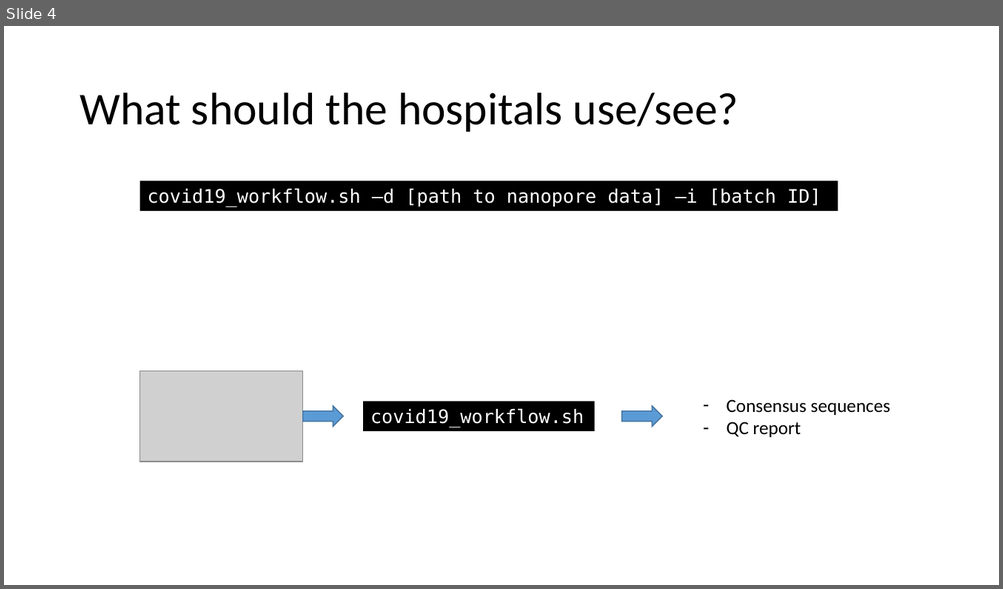
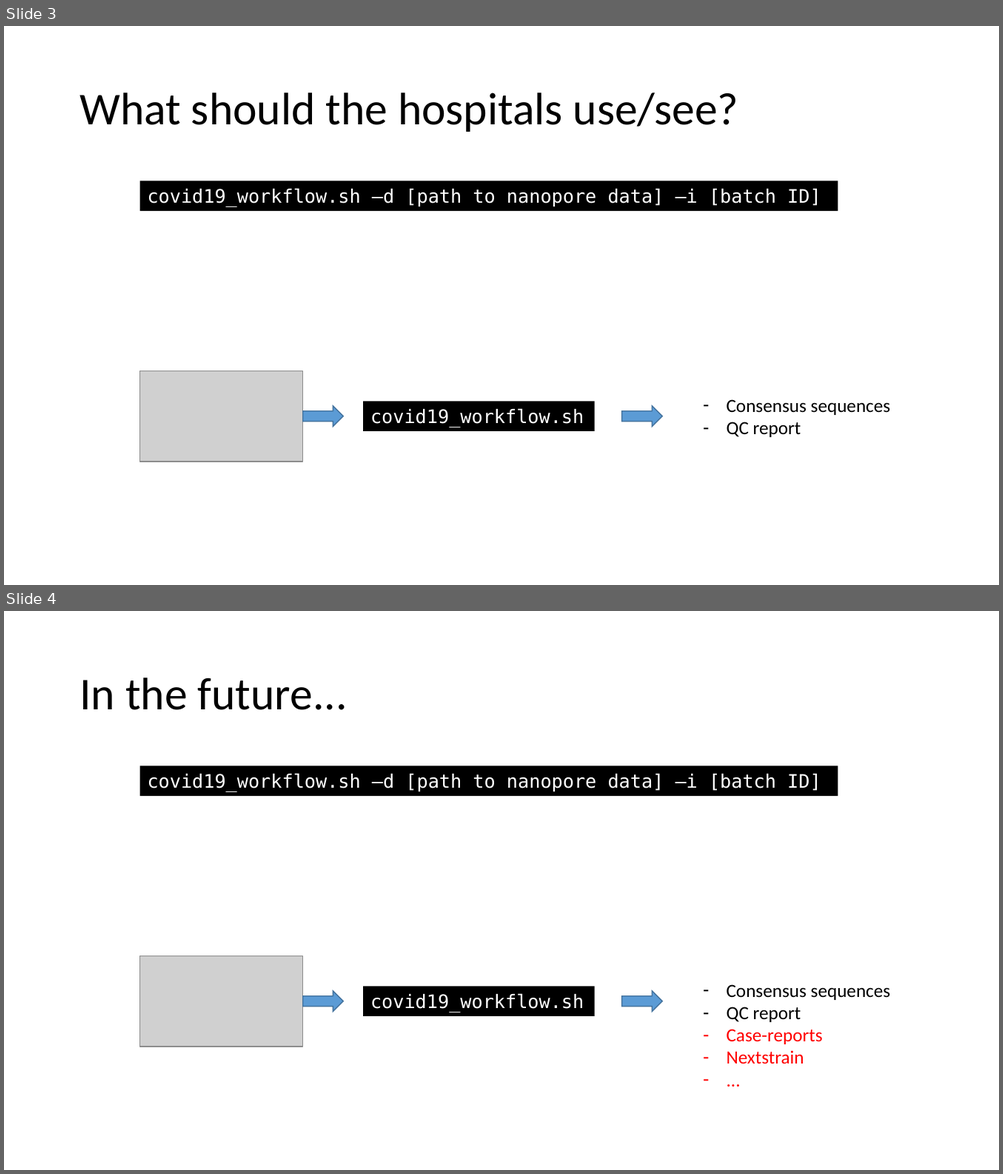
Before and after one commit to TYMichaelsen/covid19, a slide deck: workflow/bioinformatic_workflow.pptm. Shown one above the other, each under a label of ours: slide 4 before the commit, slides 3 and 4 after it. The pictures are 1003x589 and 1003x1174 pixels, drawn with LibreOffice and Linux fonts; fonts in the diff are those of the drawing; grey boxes stand for pictures. Boxes give left, top, right and bottom in pixels: in the first picture for what was removed or moved away, otherwise in the second. Text is boxed around its words. In the diff, an @@ line names an element or a change of style, - is before the commit and + after.

Commit message:
updated PPP

```diff
--- a/workflow/bioinformatic_workflow.pptm
+++ b/workflow/bioinformatic_workflow.pptm
@@ slide 4 added at [4, 611, 999, 1170], background #FFFFFF @@
@@ title added at [79, 678, 347, 710], 44 pt, text #000000 @@
+In the future...
@@ rectangle added at [140, 766, 837, 796], fill #000000, 18 pt, text #FFFFFF @@
+covid19_workflow.sh –d [path to nanopore data] –i [batch ID]
@@ picture added at [140, 957, 302, 1048] @@
@@ rectangle added at [363, 986, 595, 1016], fill #000000, 18 pt, text #FFFFFF @@
+covid19_workflow.sh
@@ text added at [726, 985, 891, 1064], 18 pt, text #000000 @@
+– Consensus sequences
+– QC report
+– Case-reports
+– Nextstrain
+– ...
@@ right arrow added at [303, 991, 344, 1012], fill #5B9BD5, outline #43739E 1 pt @@
@@ right arrow added at [622, 991, 662, 1012], fill #5B9BD5, outline #43739E 1 pt @@
@@ what was slide 4 is now slide 3 @@
```
Also in this commit, not shown: 1 slide changed, 1 other slide added.
